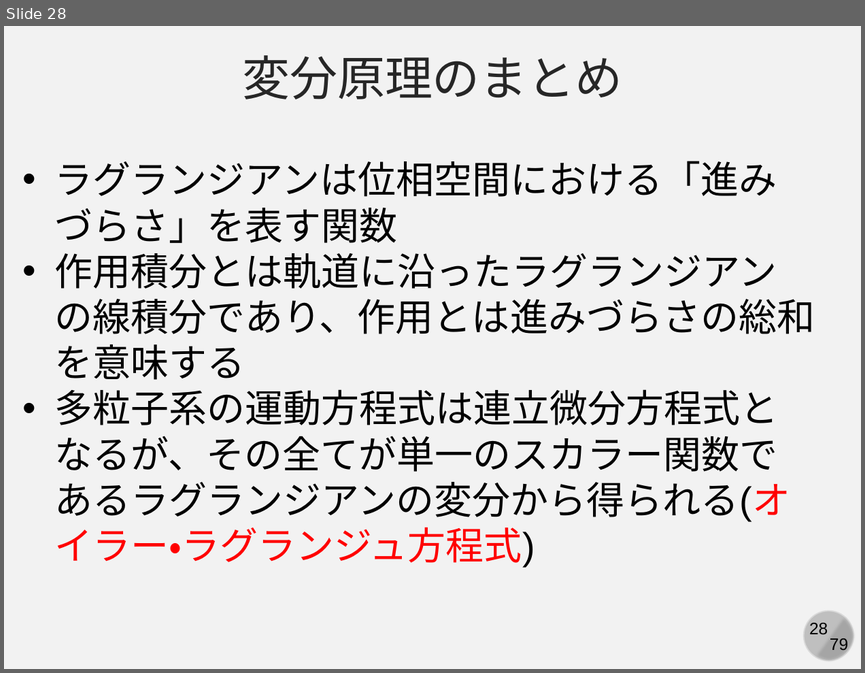
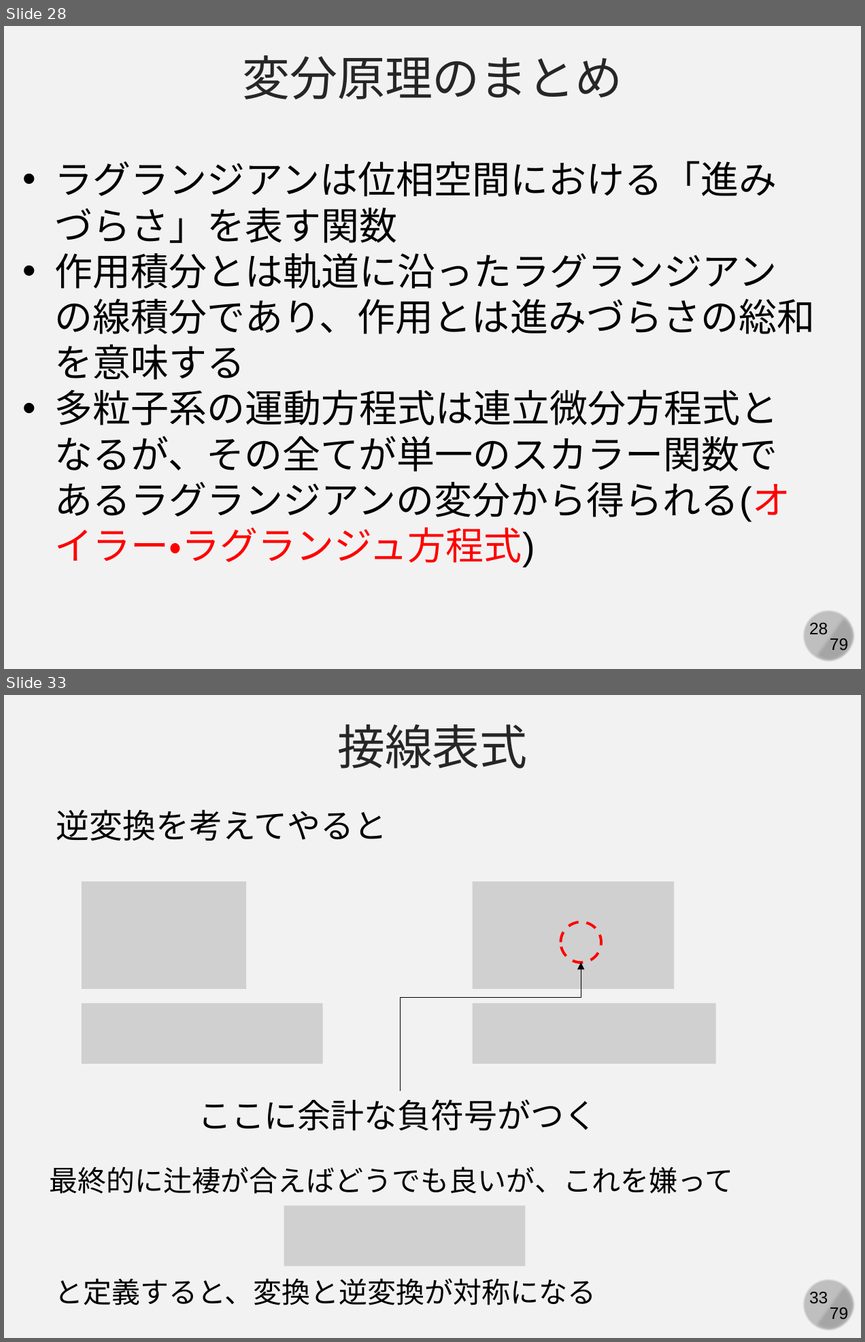
Before and after one commit to kaityo256/simulation_engineering, a slide deck: 05_md_basic/simulation05.pptx. Shown one above the other, each under a label of ours: slide 28 before the commit, slides 28 and 33 after it; the slides between them are not shown. The pictures are 865x673 and 865x1342 pixels, drawn with LibreOffice and Linux fonts; fonts in the diff are those of the drawing; grey boxes stand for pictures. Boxes give left, top, right and bottom in pixels: in the first picture for what was removed or moved away, otherwise in the second. Text is boxed around its words. In the diff, an @@ line names an element or a change of style, - is before the commit and + after.

```diff
--- a/05_md_basic/simulation05.pptx
+++ b/05_md_basic/simulation05.pptx
@@ slide 33 added at [4, 695, 861, 1338], background #F2F2F2; not listed: 4 template elements that a slide beside it also shows @@
@@ text added at [337, 724, 528, 768], 40 pt, text #262626 @@
+接線表式
@@ text added at [56, 809, 388, 841], 28 pt, text #000000 @@
+逆変換を考えてやると
@@ picture added at [82, 882, 247, 989] @@
@@ picture added at [473, 882, 674, 989] @@
@@ ellipse added at [561, 922, 601, 962], outline #FF0000 2.25 pt dashed @@
@@ elbow arrow added from (400, 1091) to (581, 962), #000000 0.5 pt @@
@@ picture added at [82, 1002, 324, 1064] @@
@@ picture added at [473, 1002, 716, 1064] @@
@@ text added at [198, 1099, 597, 1130], 28 pt, text #000000 @@
+ここに余計な負符号がつく
@@ text added at [50, 1166, 733, 1193], 24 pt, text #000000 @@
+最終的に辻褄が合えばどうでも良いが、これを嫌って
@@ picture added at [284, 1205, 526, 1266] @@
@@ text added at [55, 1278, 596, 1305], 24 pt, text #000000 @@
+と定義すると、変換と逆変換が対称になる
```
Also in this commit, not shown: 1 slide changed, 7 other slides added.
